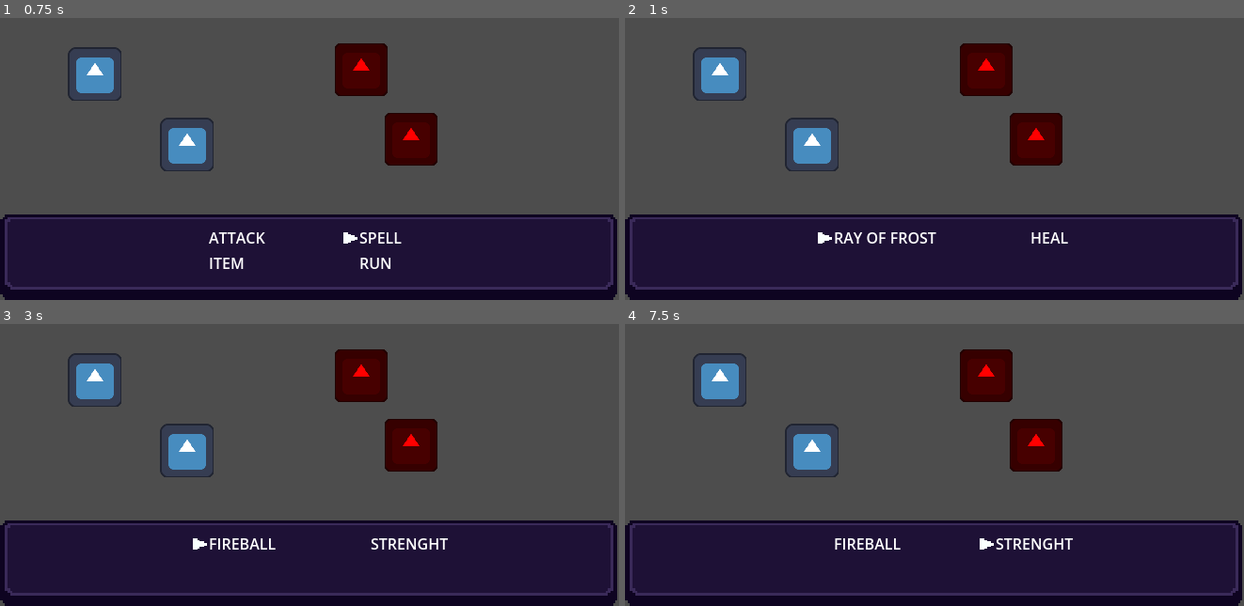
Above: before the commit, frames 1-4 (two rows, left to right).
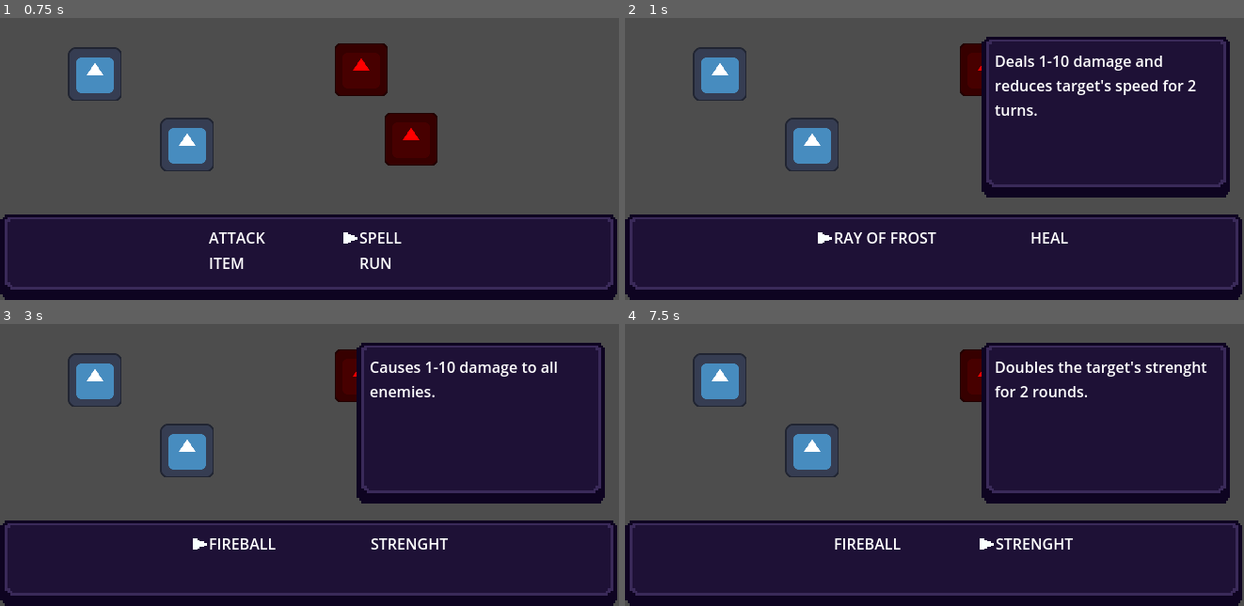
Above: after the commit, the same moments.

Repository: felipe-rf/GDRPG
Game: Godot game, scene res://scenes/combat/combat_scene.tscn
Two runs of this game, one before a commit and one after it. Both use one fixed random seed, a clock stepped at 60 frames per second and the inputs below. This scene is started directly instead of the project's main scene. The engine's default icon, where the game draws it, is replaced by a stand-in: a white triangle on a blue panel in a dark square.
Inputs:
- Up to frame 1 (0.75 s): tap Enter at 0.5 s; hold Right (ui_right) from 0.53 s (still down)
- Up to frame 2 (1 s): keep holding Right (ui_right); tap Space (ui_select) at 0.77 s
- Up to frame 3 (3 s): tap Space (ui_select) at 1.25, 1.52, 2.75 s; release Right (ui_right) at 1.28 s; hold Down (ui_down) 1.28-2.03 s; tap Enter at 2 s; hold Right (ui_right) 2.03-2.78 s; hold Up (ui_up) from 2.78 s (still down)
- Up to frame 4 (7.5 s): tap Space (ui_select) at 3.02, 3.77, 4.25, 4.52, 6.02, 6.77 s; tap Enter at 3.5 s; release Up (ui_up) at 3.53 s; hold Left (ui_left) 3.53-5.03 s; hold Down (ui_down) 5.03-5.78 s; hold Right (ui_right) 5.78-6.53 s; hold Up (ui_up) 6.53-7.28 s; hold Right (ui_right) from 7.28 s (still down)

Frame 1 is identical in both runs. In frame 2, 23% of the frame differs, in the area x 57-98%, y 6-64%; in frame 3, 23%; in frame 4, 23%.

Commit message:
added spell description

Diff:
--- a/scenes/combat/ActionMenu.tscn
+++ b/scenes/combat/ActionMenu.tscn
@@ -6,6 +6,8 @@
 [ext_resource type="PackedScene" uid="uid://c5e0w4cg1ke0m" path="res://scenes/combat/menu_cursor.tscn" id="3_y3s34"]
 [ext_resource type="Texture2D" uid="uid://cdnodtbv7hjs5" path="res://assets/sprites/gui/cursor.png" id="5_7nnkj"]
 [ext_resource type="Script" path="res://scripts/UnitCursor.gd" id="6_sm4mi"]
+
+[sub_resource type="LabelSettings" id="LabelSettings_hxbrx"]
 
 [node name="ActionMenu" type="Control"]
 layout_mode = 3
@@ -68,6 +70,7 @@
 
 [node name="SpellPanel" type="Panel" parent="."]
 visible = false
+clip_contents = true
 custom_minimum_size = Vector2(0, 10)
 layout_mode = 0
 offset_left = 421.0
@@ -75,6 +78,16 @@
 offset_right = 685.0
 offset_bottom = 267.0
 theme = ExtResource("1_twjxi")
+
+[node name="Label" type="Label" parent="SpellPanel"]
+layout_mode = 0
+offset_left = 14.0
+offset_top = 14.0
+offset_right = 252.0
+offset_bottom = 153.0
+label_settings = SubResource("LabelSettings_hxbrx")
+autowrap_mode = 3
+clip_text = true
 
 [node name="MenuCursor" parent="." instance=ExtResource("3_y3s34")]
 layout_mode = 0
@@ -108,6 +121,7 @@
 [connection signal="cursor_selected" from="Panel/MainMenu/Attack" to="." method="_on_attack_cursor_selected"]
 [connection signal="cursor_selected" from="Panel/MainMenu/Spell" to="." method="_on_spell_cursor_selected"]
 [connection signal="canceled" from="MenuCursor" to="." method="_on_menu_cursor_canceled"]
+[connection signal="cursor_moved" from="MenuCursor" to="." method="_on_menu_cursor_cursor_moved"]
 [connection signal="item_selected" from="MenuCursor" to="." method="_on_menu_cursor_item_selected"]
 [connection signal="canceled" from="UnitCursor" to="." method="_on_unit_cursor_canceled"]
 [connection signal="selected" from="UnitCursor" to="." method="_on_unit_cursor_selected"]
--- a/scenes/combat/combat_scene.tscn
+++ b/scenes/combat/combat_scene.tscn
@@ -12,6 +12,7 @@
 [node name="CombatScene" type="Node2D"]
 
 [node name="ActionMenu" parent="." instance=ExtResource("1_40fe4")]
+top_level = true
 
 [node name="TurnQueue" parent="." instance=ExtResource("2_ouiy5")]
 
--- a/scripts/menus/ActionMenu.gd
+++ b/scripts/menus/ActionMenu.gd
@@ -7,6 +7,11 @@
 @onready var main_menu = $Panel/MainMenu
 @onready var spell_menu = $Panel/SpellMenu
 @onready var panel = $Panel
+
+@onready var spell_panel = $SpellPanel
+@onready var spell_label = $SpellPanel/Label
+
+
 
 var current_round = 0
 
@@ -67,6 +72,7 @@
 
 func _on_menu_cursor_item_selected(item: MenuItem):
 	if(item is SpellLabel):
+		if spell_panel.visible: spell_panel.visible = false
 		if(turn_queue.active_unit.state == 0):
 			menu_cursor.disabled = true
 			state = cursorState.spell
@@ -84,6 +90,13 @@
 func _on_menu_cursor_canceled():
 	var parents = menu_cursor.previous_parents
 	if menu_cursor.menu_parent == spell_menu:
+		if spell_panel.visible: spell_panel.visible = false
 		_set_visible(main_menu)
 		menu_cursor._set_parent(main_menu)
 	menu_cursor._enable()
+
+
+func _on_menu_cursor_cursor_moved(item):
+	if item is SpellLabel:
+		if not spell_panel.visible: spell_panel.visible = true
+		spell_label.text = item.spell.description
--- a/scripts/menus/MenuCursor.gd
+++ b/scripts/menus/MenuCursor.gd
@@ -6,6 +6,7 @@
 
 signal item_selected(item)
 signal canceled
+signal cursor_moved(item)
 
 var disabled = false
 var cursor_index : int = 0
@@ -62,6 +63,7 @@
 
 	global_position = Vector2(menu_position.x, menu_position.y + (menu_size.y / 2.0)) - (size / 2.0) - cursor_offset
 	cursor_index = index
+	emit_signal("cursor_moved",menu_item)
 
 func _set_parent(parent: Control)->void:
 	previous_parents.append(menu_parent)
Not shown: 1 places in scenes/combat/ActionMenu.tscn that only renumber resources
